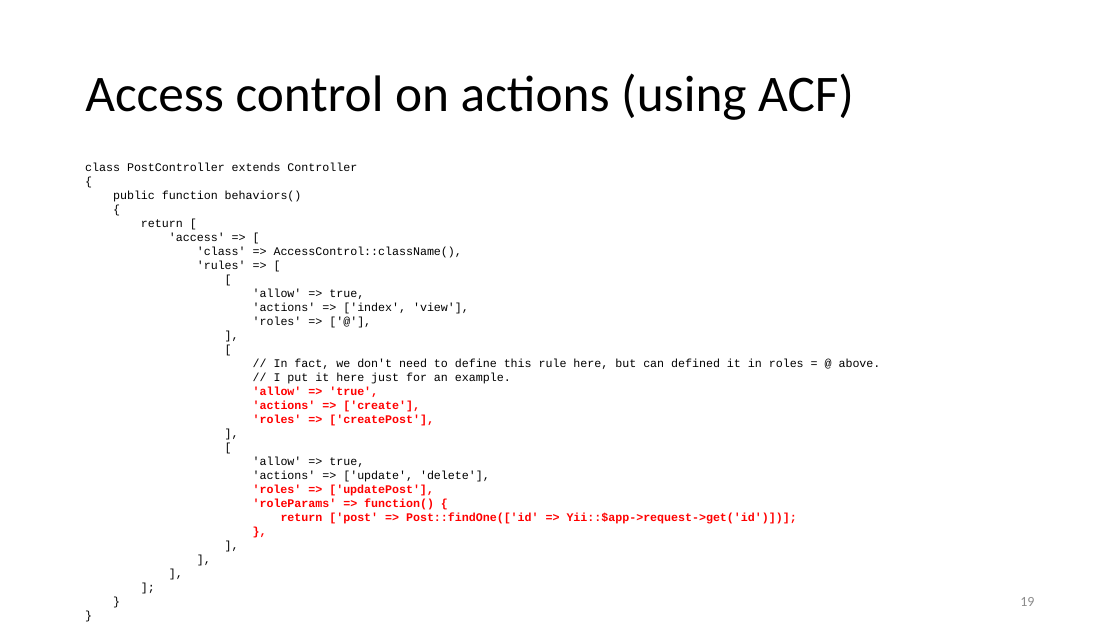
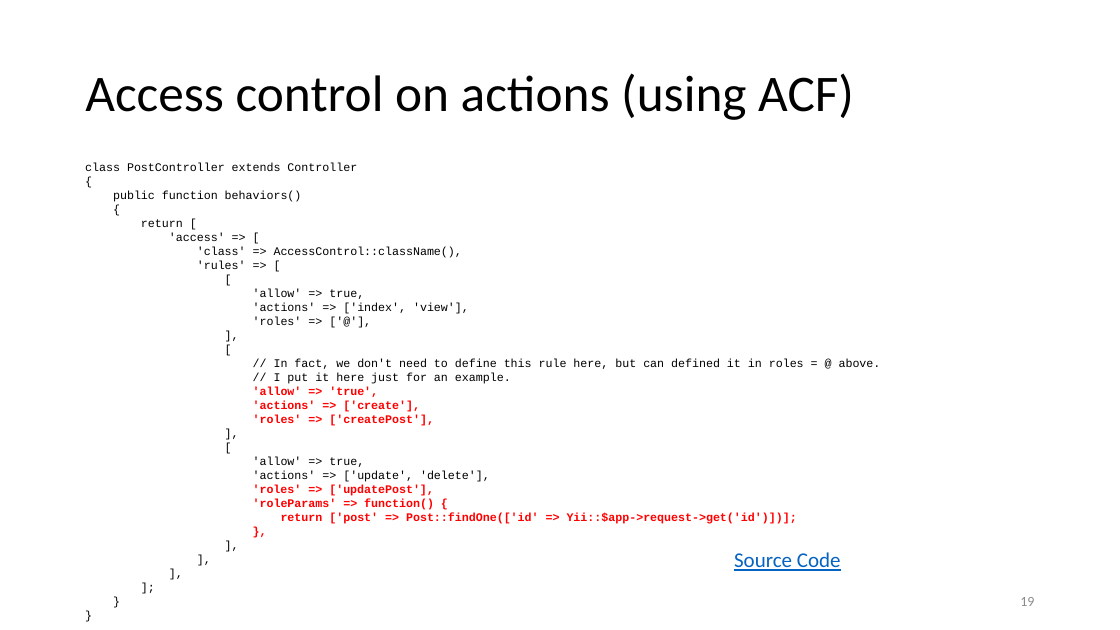
Before and after one commit to umbalaconmeogia/yii2-rbac-tutorial, a slide deck: slide 19 of docs/tutorial/Yii2RbacTutorial.pptx. Drawn at 1120x630 pixels with LibreOffice and Linux fonts; fonts in the diff are those of the drawing. Boxes give left, top, right and bottom in pixels: in the first picture for what was removed or moved away, otherwise in the second. Text is boxed around its words. In the diff, an @@ line names an element or a change of style, - is before the commit and + after.

Commit message:
Add link to source code into tutorial presentation.

```diff
--- a/docs/tutorial/Yii2RbacTutorial.pptx
+++ b/docs/tutorial/Yii2RbacTutorial.pptx
@@ text added at <box>734,552,841,571</box>, 18 pt, text #0563C1, underline @@
+Source Code
```
Also in this commit, not shown: 3 other slides changed, 1 other file.
